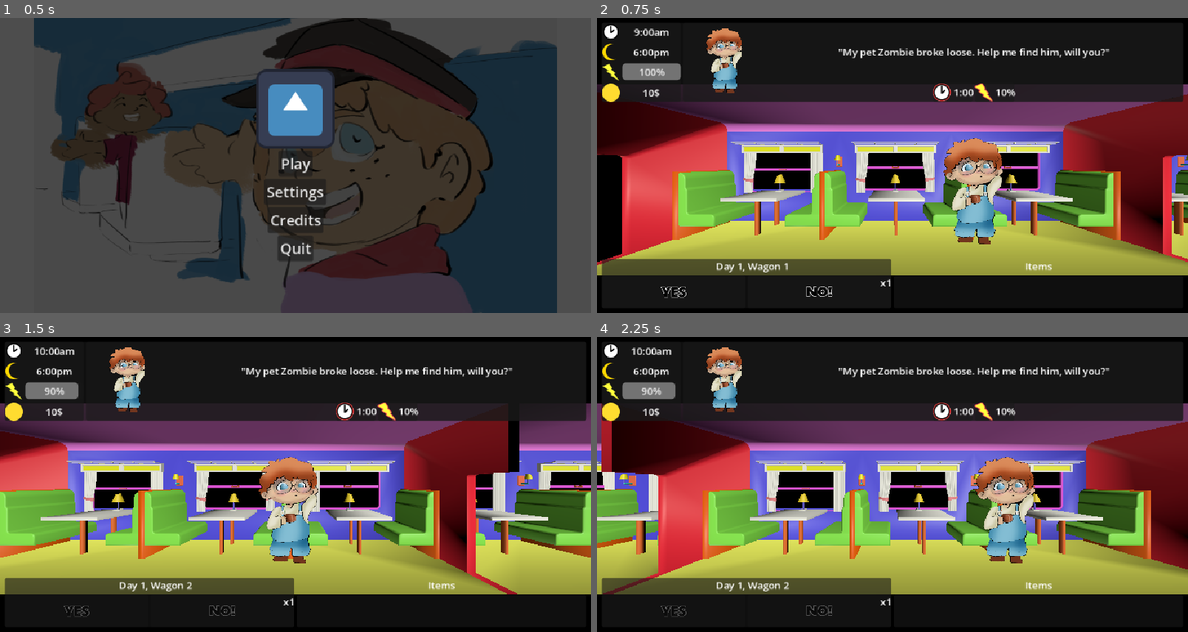
Above: before the commit, frames 1-4 (two rows, left to right).
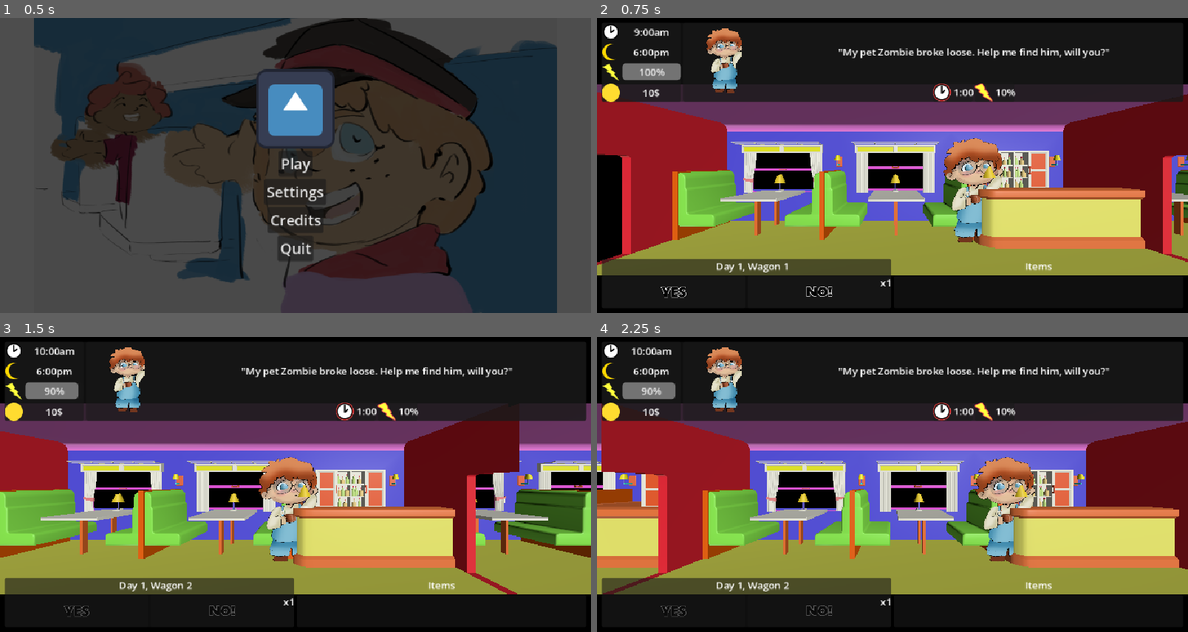
Above: after the commit, the same moments.

Repository: Smg065/WGJ2026
Game: Godot game, scene res://Scenes/MainMenu.tscn
Same seed, same stepped clock (60 frames per second), same inputs: the game is played once before the commit and once after it. The engine's default icon, where the game draws it, is replaced by a stand-in: a white triangle on a blue panel in a dark square.
Inputs (mouse positions are in pixels of both pictures, inside the frame that each line leads up to):
- Up to frame 1 (0.5 s): no input
- Up to frame 2 (0.75 s): click "Play" at 0.5 s
- Up to frame 3 (1.5 s): click (76, 611) at 1.25 s
- Up to frame 4 (2.25 s): no input

Frame 1 is identical in both runs. In frame 2, 23% of the frame differs, in the area x 0-100%, y 22-84%; in frame 3, 20%; in frame 4, 26%, in the area x 0-100%, y 28-82%.

Commit message:
Train3Uncomment

Diff:
--- a/Scripts/TrainWagons.gd
+++ b/Scripts/TrainWagons.gd
@@ -9,7 +9,7 @@
 static var WAGON_MODELS : Array[PackedScene] = [
 	load("res://Models/Wagon_01.glb"),
 	load("res://Models/Wagon_02.glb"),
-	#load("res://Models/Wagon_03.glb")
+	load("res://Models/Wagon_03.glb")
 ]
 
 func set_train(wagonNum : int) -> void:
